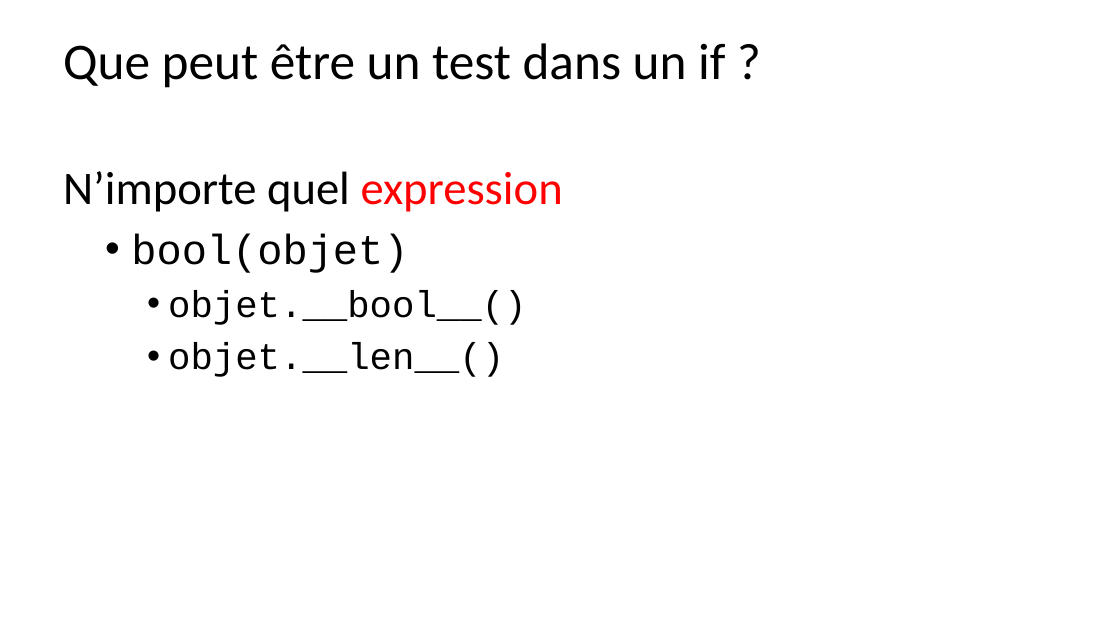
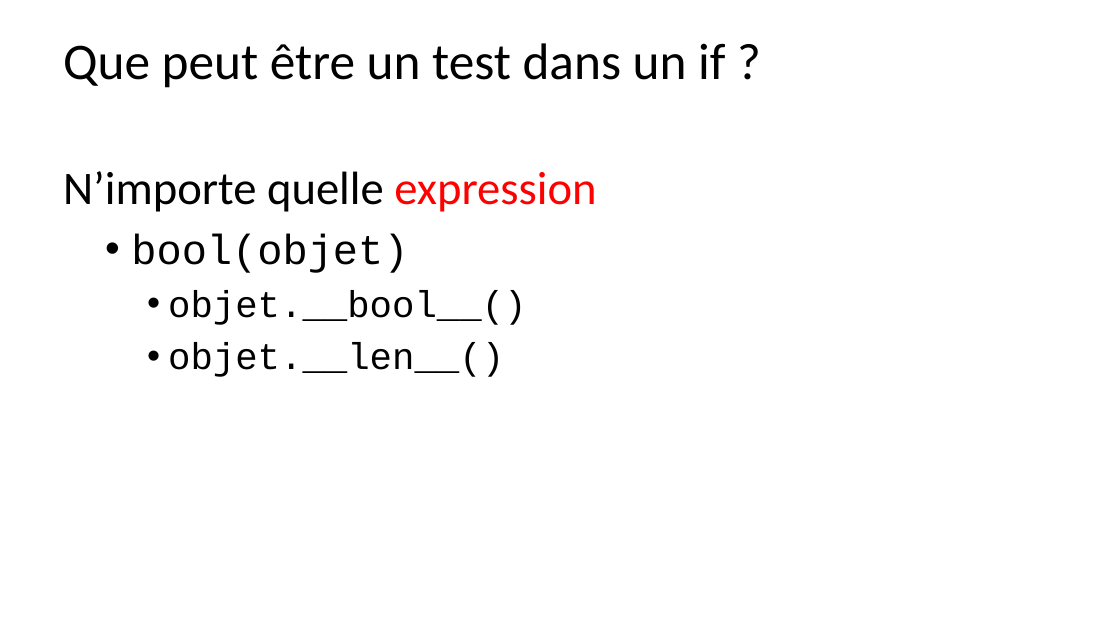
Before and after one commit to parmentelat/flotpython-archive, a slide deck: slide 2 of w4/w4-s2-av-slide1.pptx. Drawn at 1120x630 pixels with LibreOffice and Linux fonts; fonts in the diff are those of the drawing. Boxes give left, top, right and bottom in pixels: in the first picture for what was removed or moved away, otherwise in the second. Text is boxed around its words. In the diff, an @@ line names an element or a change of style, - is before the commit and + after.

Commit message:
fixed a slide typo

```diff
--- a/w4/w4-s2-av-slide1.pptx
+++ b/w4/w4-s2-av-slide1.pptx
@@ text at <box>63,171,596,212</box>: text changed @@
-N’importe quel expression
+N’importe quelle expression
```
